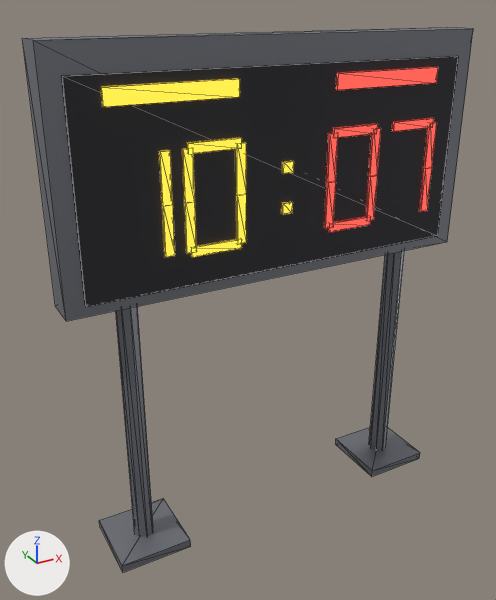
Before and after pictures for a commit that changed the glTF model src/main/resources/Models/Decor/scoreboard.glb.
One viewpoint serves both versions: a camera (50 mm lens) standing at (-2.25, -3.73, 3.54) and looking at (-0.16, 0.07, 1.64). Every picture has the same lights, and +X, +Y and +Z are marked at lower left. The first picture is the older version. Mesh edges are drawn as thin lines. Vertices at exactly the same position are counted once.

Names of what the first picture shows: 'scoreboard'.
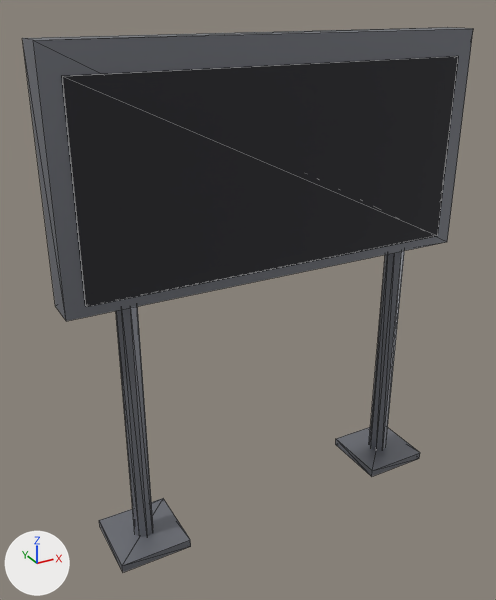
The change, as a diff of the scene's bpy script:
```diff
--- a/src/main/resources/Models/Decor/scoreboard.glb.py
+++ b/src/main/resources/Models/Decor/scoreboard.glb.py
@@ me_scoreboard @@
 # used by ob_scoreboard; location = (0.0, 0.0, 0.0)
-me_scoreboard.from_pydata(...)  # 208 vertices, 356 faces; spans x -1.45..1.45, y -0.25..0.25, z 0.0..3.35
+me_scoreboard.from_pydata(...)  # 64 vertices, 104 faces; spans x -1.45..1.45, y -0.25..0.25, z 0.0..3.35
+# me_scoreboard part 1: 15 loose pieces with 144 vertices, spanning x -1.14..1.18, y -0.16..-0.13, z 2.11..3.12, are deleted
 me_scoreboard.materials.append(mat_sb_frame)
 me_scoreboard.materials.append(mat_sb_panel)
-me_scoreboard.materials.append(mat_sb_amber)  # yellow #ffce3f, glowing yellow #ffce3f
-me_scoreboard.materials.append(mat_sb_red)  # red #f35045, glowing red #f35045
```

Changed parts and their boxes (x1, y1, x2, y2) in the pictures (496 x 600 px):
part 1 of me_scoreboard, deleted: before (101, 67, 438, 257)
